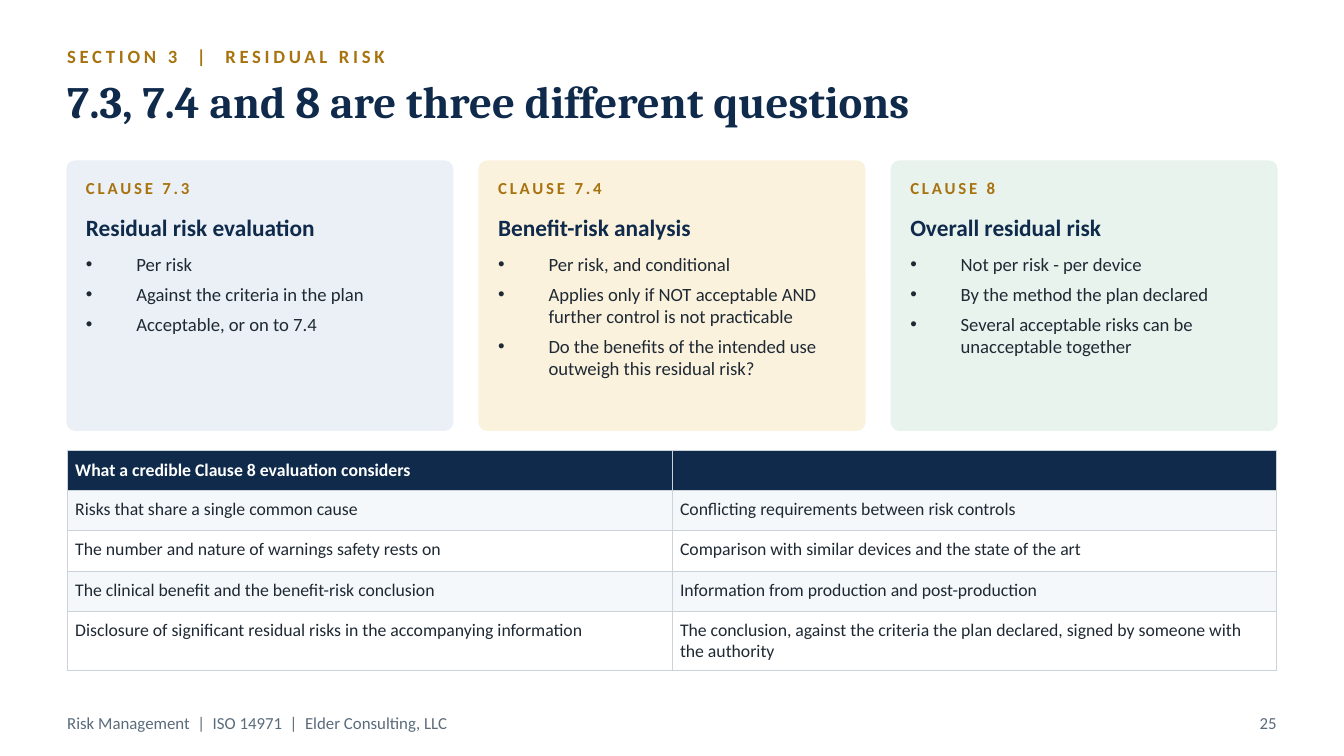
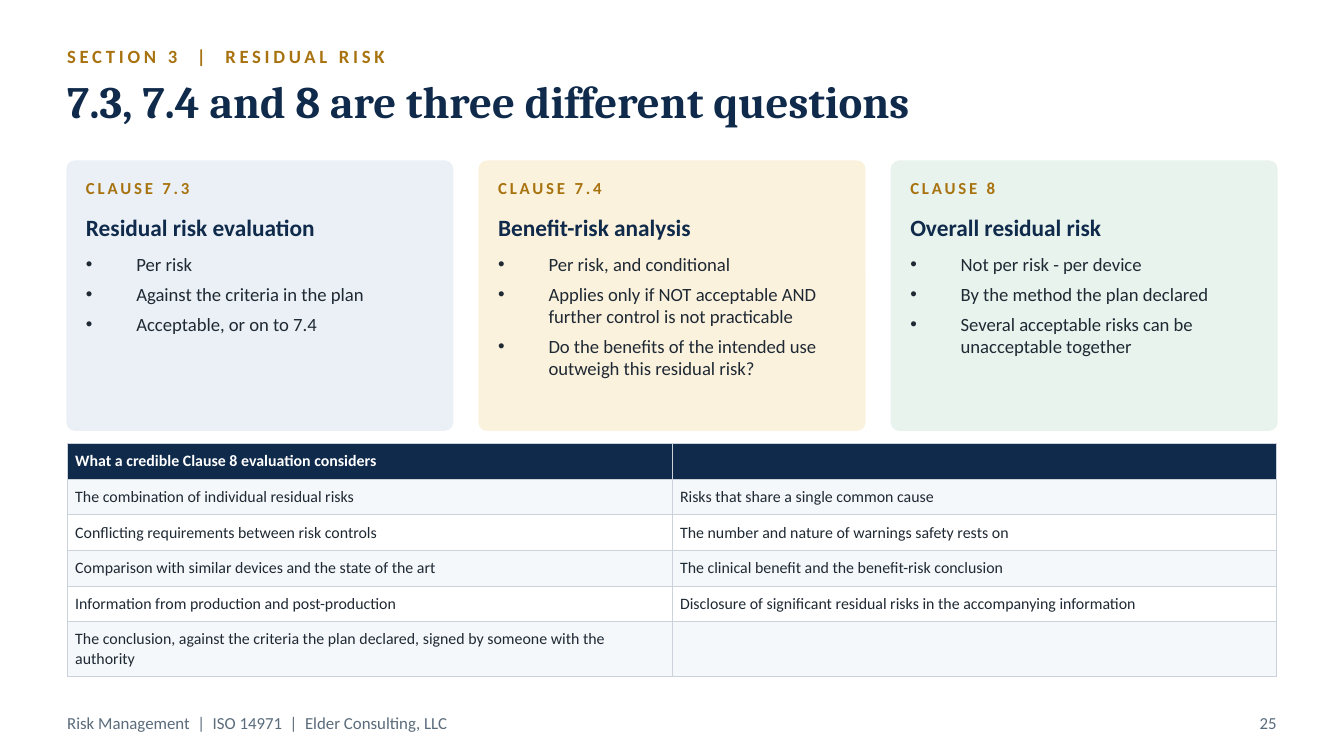
Before and after one commit to Jordantelder/my-website, a slide deck: slide 25 of seminars/iso-14971-risk-management/ISO-14971-Risk-Management-Workshop.pptx. Drawn at 1344x756 pixels with LibreOffice and Linux fonts; fonts in the diff are those of the drawing. Boxes give left, top, right and bottom in pixels: in the first picture for what was removed or moved away, otherwise in the second. Text is boxed around its words. In the diff, an @@ line names an element or a change of style, - is before the commit and + after.

```diff
--- a/seminars/iso-14971-risk-management/ISO-14971-Risk-Management-Workshop.pptx
+++ b/seminars/iso-14971-risk-management/ISO-14971-Risk-Management-Workshop.pptx
@@ table at (x1=67, y1=444, x2=1277, y2=671) @@
-row 2: Risks that share a single common cause | Conflicting requirements between risk controls
-row 3: The number and nature of warnings safety rests on | Comparison with similar devices and the state of the art
-row 4: The clinical benefit and the benefit-risk conclusion | Information from production and post-production
-row 5: Disclosure of significant residual risks in the accompanying information | The conclusion, against the criteria the plan declared, signed by someone with the authority
+row 2: The combination of individual residual risks | Risks that share a single common cause
+row 3: Conflicting requirements between risk controls | The number and nature of warnings safety rests on
+row 4: Comparison with similar devices and the state of the art | The clinical benefit and the benefit-risk conclusion
+row 5: Information from production and post-production | Disclosure of significant residual risks in the accompanying information
+row 6: The conclusion, against the criteria the plan declared, signed by someone with the authority | 
@@ table resized from (x1=67, y1=450, x2=1277, y2=664) to (x1=67, y1=444, x2=1277, y2=671) @@
```
Also in this commit, not shown: 1 other slide changed, 13 other files.
